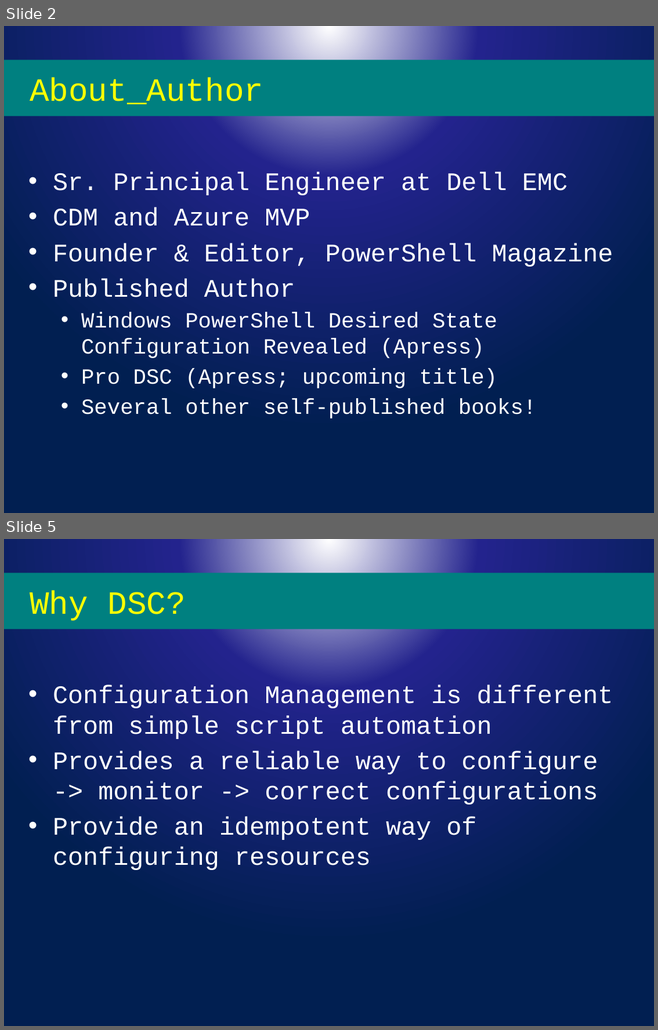
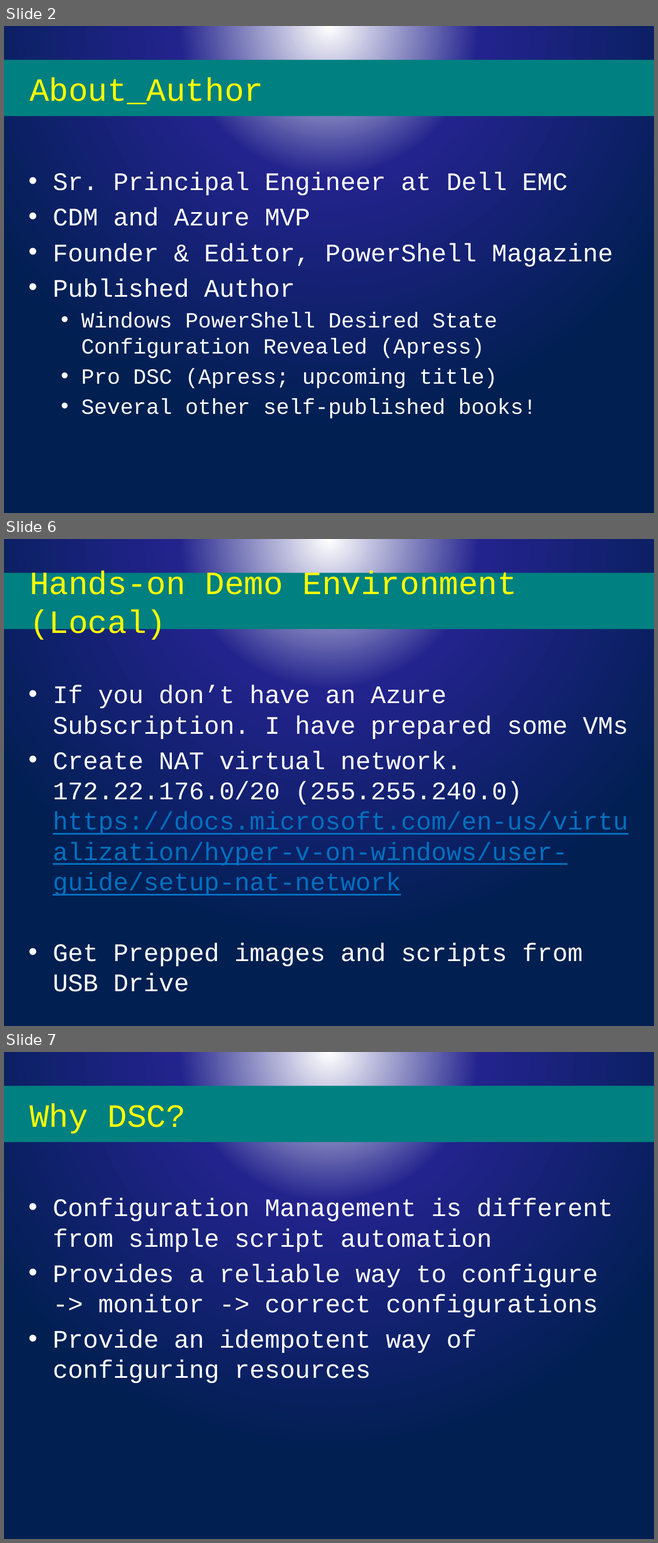
Before and after one commit to rchaganti/PSConfEU2017, a slide deck: WS1-DSCOverview/Slides.pptx. Shown one above the other, each under a label of ours: slides 2 and 5 before the commit, slides 2, 6 and 7 after it; the slides between them are not shown. The pictures are 658x1030 and 658x1543 pixels, drawn with LibreOffice and Linux fonts; fonts in the diff are those of the drawing; background and template pictures are left out. Boxes give left, top, right and bottom in pixels: in the first picture for what was removed or moved away, otherwise in the second. Text is boxed around its words. In the diff, an @@ line names an element or a change of style, - is before the commit and + after.

```diff
--- a/WS1-DSCOverview/Slides.pptx
+++ b/WS1-DSCOverview/Slides.pptx
@@ slide 6 added at (4,539,654,1026), background picture (left out) @@
@@ title added at (4,573,654,629), fill #008080, 36 pt, text #FFFF00 @@
+Hands-on Demo Environment (Local)
@@ text added at (53,685,628,992), 28 pt, text #FFFFFF @@
+• If you don’t have an Azure Subscription. I have prepared some VMs
+• Create NAT virtual network.
+  172.22.176.0/20 (255.255.240.0)
+  https://docs.microsoft.com/en-us/virtualization/hyper-v-on-windows/user-guide/setup-nat-network
+• Get Prepped images and scripts from USB Drive
@@ what was slide 5 is now slide 7 @@
```
Also in this commit, not shown: 7 slides changed, 2 other slides added, 1 slide removed, 1 other file.
